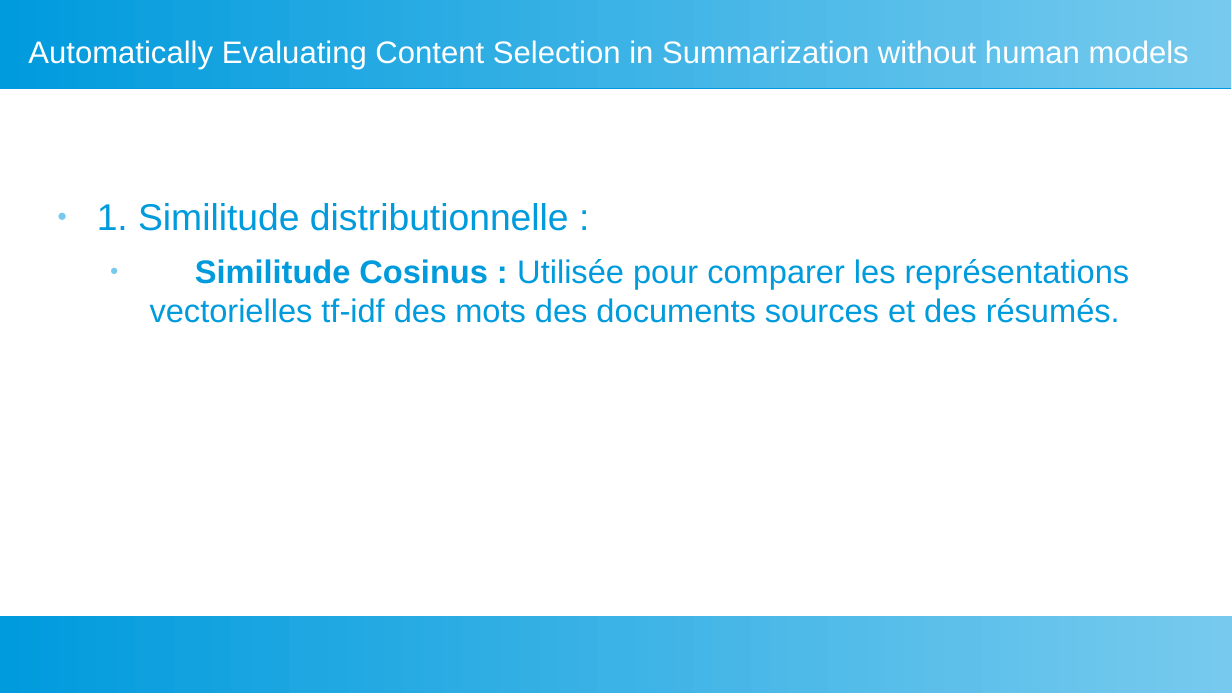
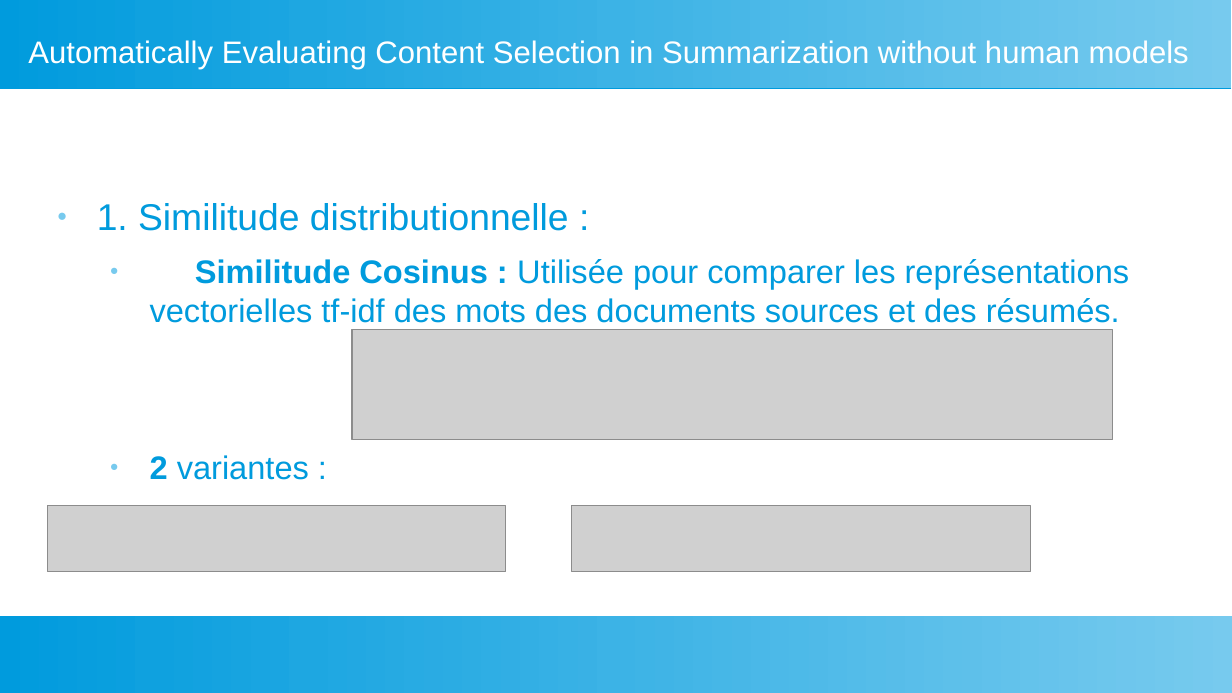
Before and after one commit to fannybachey/stage_2024, a slide deck: slide 33 of presentation/presentation_2.odp (slide 31 before the commit). Drawn at 1232x693 pixels with LibreOffice and Linux fonts; fonts in the diff are those of the drawing; grey boxes stand for pictures. Boxes give left, top, right and bottom in pixels: in the first picture for what was removed or moved away, otherwise in the second. Text is boxed around its words. In the diff, an @@ line names an element or a change of style, - is before the commit and + after.

```diff
--- a/presentation/presentation_2.odp
+++ b/presentation/presentation_2.odp
@@ picture added at bbox=[352, 330, 1113, 439] @@
@@ text at bbox=[150, 455, 309, 480]: paragraph added @@
+  ● 2 variantes :
@@ picture added at bbox=[47, 505, 505, 571] @@
@@ picture added at bbox=[572, 505, 1031, 571] @@
```
Also in this commit, not shown: 4 other slides changed, 4 slides added.
